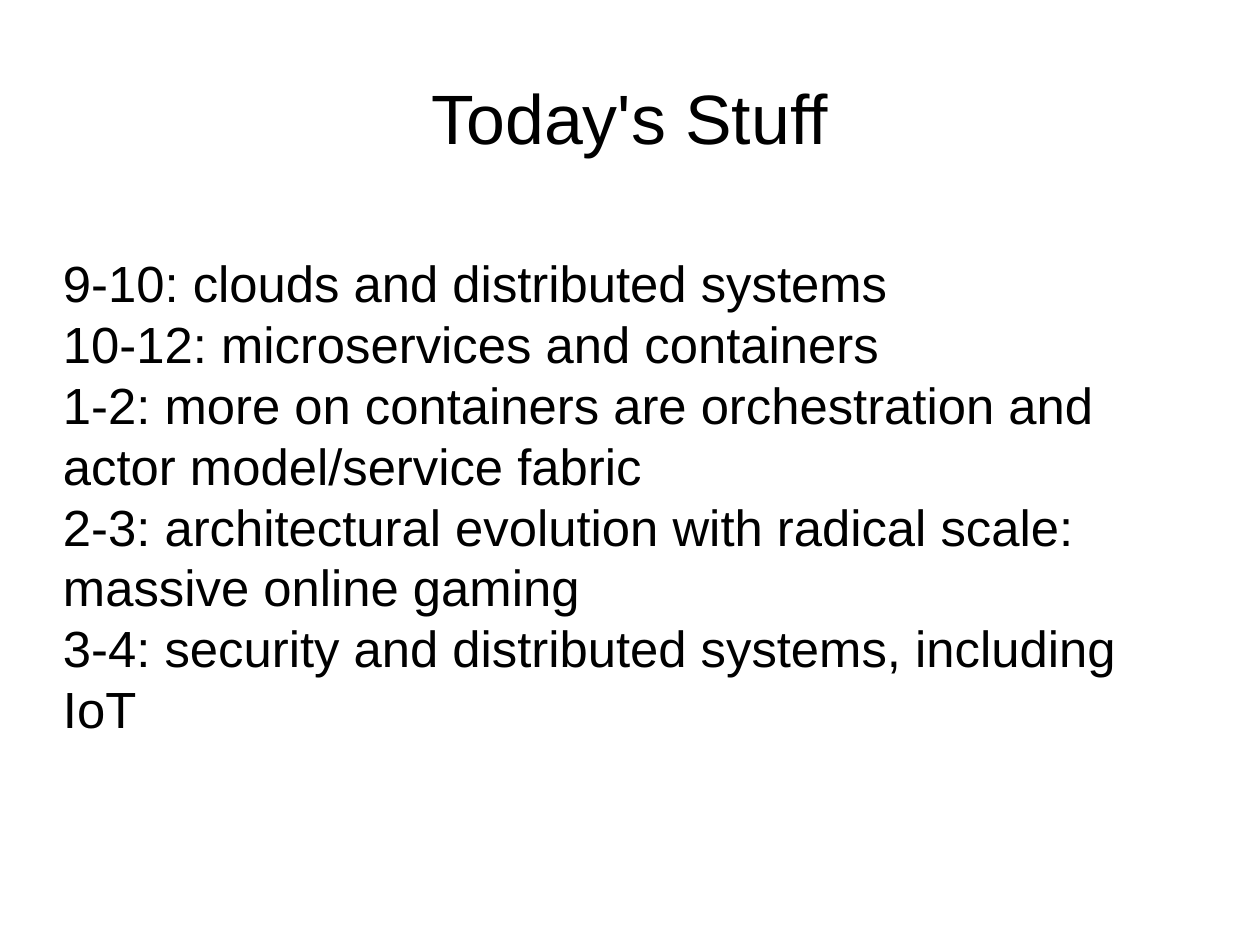
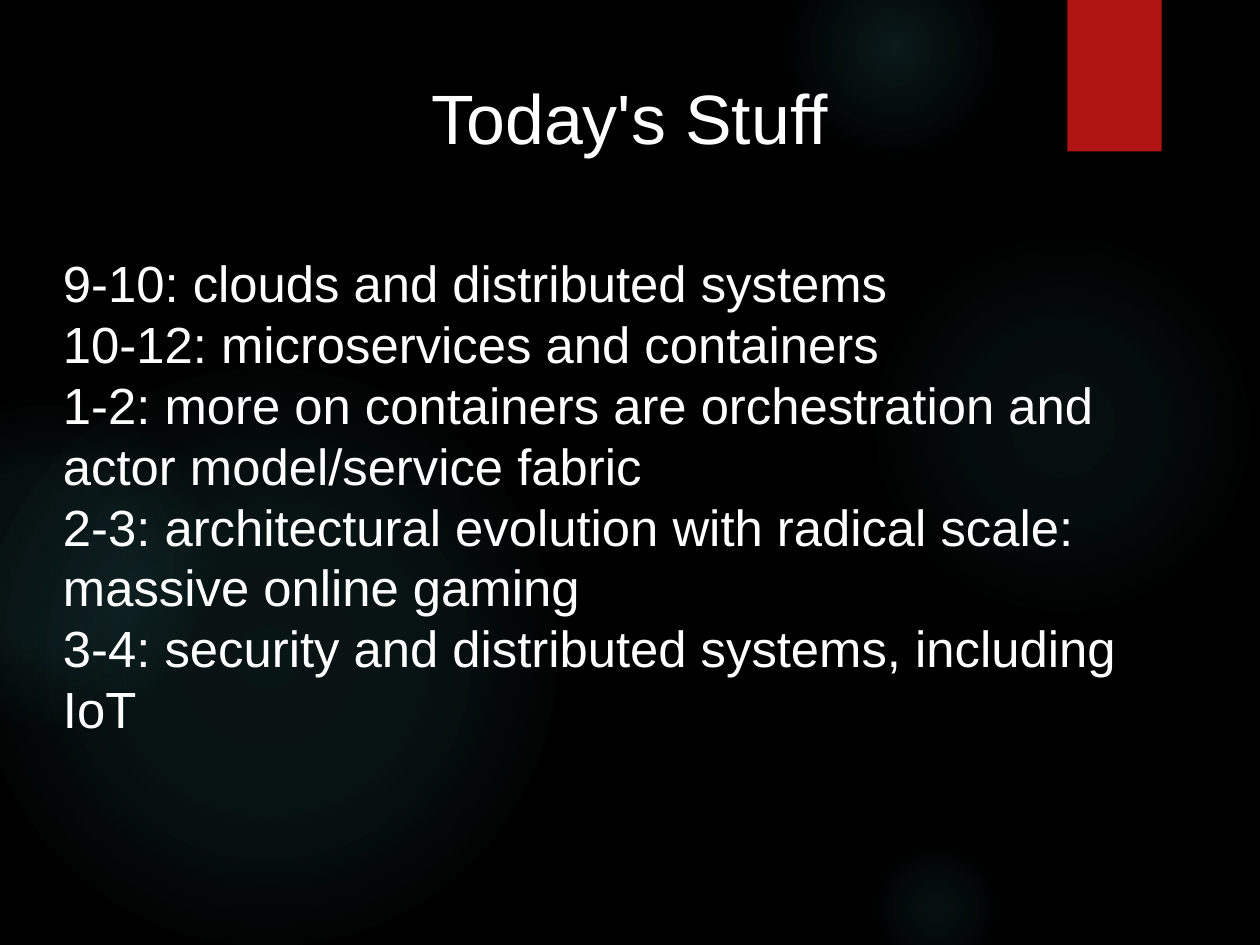
Before and after one commit to arif-aigonix/leap2015, a slide deck: slide 1 of Cloud and Distributed Architecture Overview.pptx. Drawn at 1260x945 pixels with LibreOffice and Linux fonts; fonts in the diff are those of the drawing; background and template pictures are left out. Boxes give left, top, right and bottom in pixels: in the first picture for what was removed or moved away, otherwise in the second. Text is boxed around its words. In the diff, an @@ line names an element or a change of style, - is before the commit and + after.

```diff
--- a/Cloud and Distributed Architecture Overview.pptx
+++ b/Cloud and Distributed Architecture Overview.pptx
@@ background #FFFFFF to picture (left out) @@
@@ ellipse added at (x1=784, y1=0, x2=1005, y2=158), fill gradient #50B9C1 @@
@@ rectangle added at (x1=1068, y1=0, x2=1163, y2=152), fill #B01513 @@
@@ text "Today's Stuff" at (x1=432, y1=93, x2=827, y2=157): text colour #000000 to #FFFFFF @@
@@ text "9-10: clouds and distributed systems" at (x1=63, y1=265, x2=1115, y2=729): text colour #000000 to #FFFFFF @@
@@ ellipse added at (x1=868, y1=231, x2=1257, y2=620), fill gradient #50B9C1 @@
@@ ellipse added at (x1=0, y1=368, x2=556, y2=945), fill gradient #50B9C1 @@
@@ ellipse added at (x1=0, y1=399, x2=210, y2=725), fill gradient #50B9C1 @@
@@ ellipse added at (x1=868, y1=840, x2=1004, y2=945), fill gradient #50B9C1 @@
```
Also in this commit, not shown: 2 other slides changed, 4 slides added, 1 slide removed.
